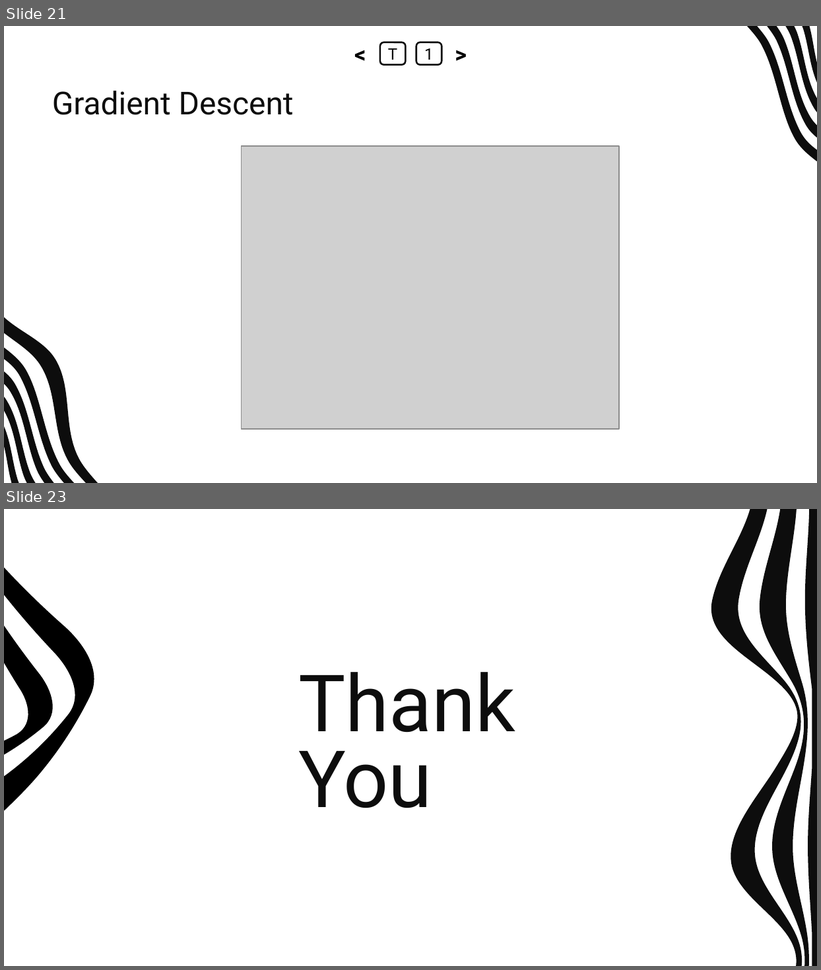
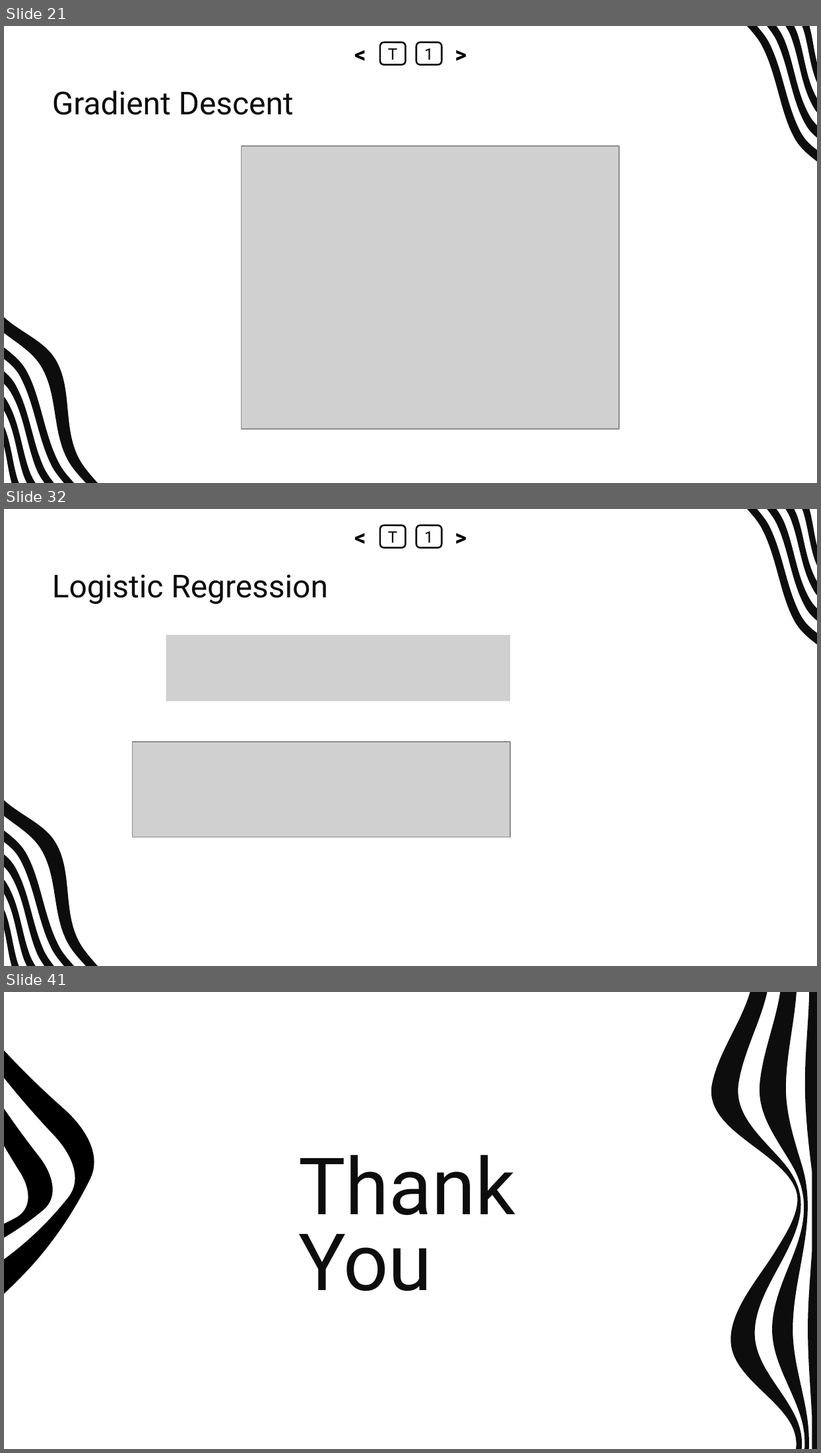
Before and after one commit to abrarhasan3/Green-Uni-All-Academic-Content, a slide deck: CSE 411 Machine Learning/Linear Regression.pptx. Shown one above the other, each under a label of ours: slides 21 and 23 before the commit, slides 21, 32 and 41 after it; the slides between them are not shown. The pictures are 821x970 and 821x1453 pixels, drawn with LibreOffice and Linux fonts; fonts in the diff are those of the drawing; grey boxes stand for pictures. Boxes give left, top, right and bottom in pixels: in the first picture for what was removed or moved away, otherwise in the second. Text is boxed around its words. In the diff, an @@ line names an element or a change of style, - is before the commit and + after.

Commit message:
Added Linear Regression

```diff
--- a/CSE 411 Machine Learning/Linear Regression.pptx
+++ b/CSE 411 Machine Learning/Linear Regression.pptx
@@ slide 32 added at [4,509,817,966], background #FFFFFF; not listed: 9 template elements that a slide beside it also shows @@
@@ text added at [348,525,373,548], 20 pt, text #000000, bold @@
+<
@@ rounded rectangle added at [380,525,406,548], fill #FFFFFF, outline #0D0D0D 1.5 pt, 14 pt, text #000000 @@
+T
@@ rounded rectangle added at [416,525,442,548], fill #FFFFFF, outline #0D0D0D 1.5 pt, 14 pt, text #000000 @@
+1
@@ text added at [448,525,473,548], 20 pt, text #000000, bold @@
+>
@@ title added at [52,574,328,604], 28 pt, text #0D0D0D @@
+Logistic Regression
@@ picture added at [166,635,510,702] @@
@@ picture added at [133,743,511,838] @@
@@ what was slide 23 is now slide 41 @@
```
Also in this commit, not shown: 1 slide changed, 17 other slides added.
